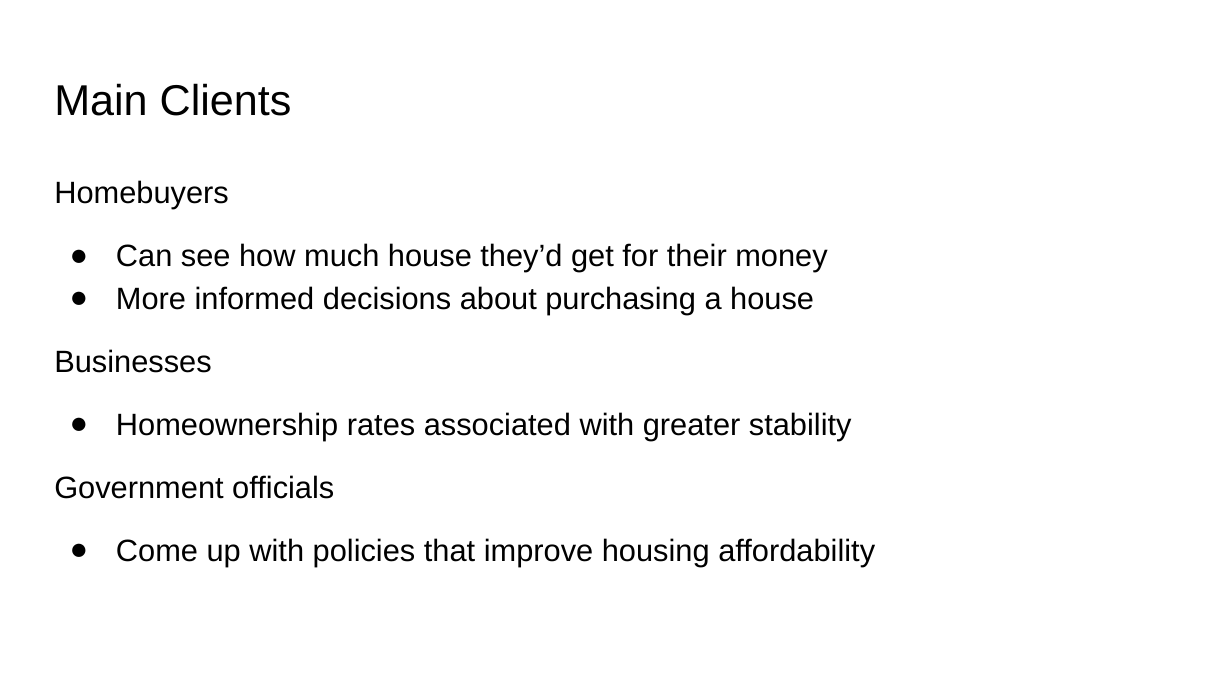
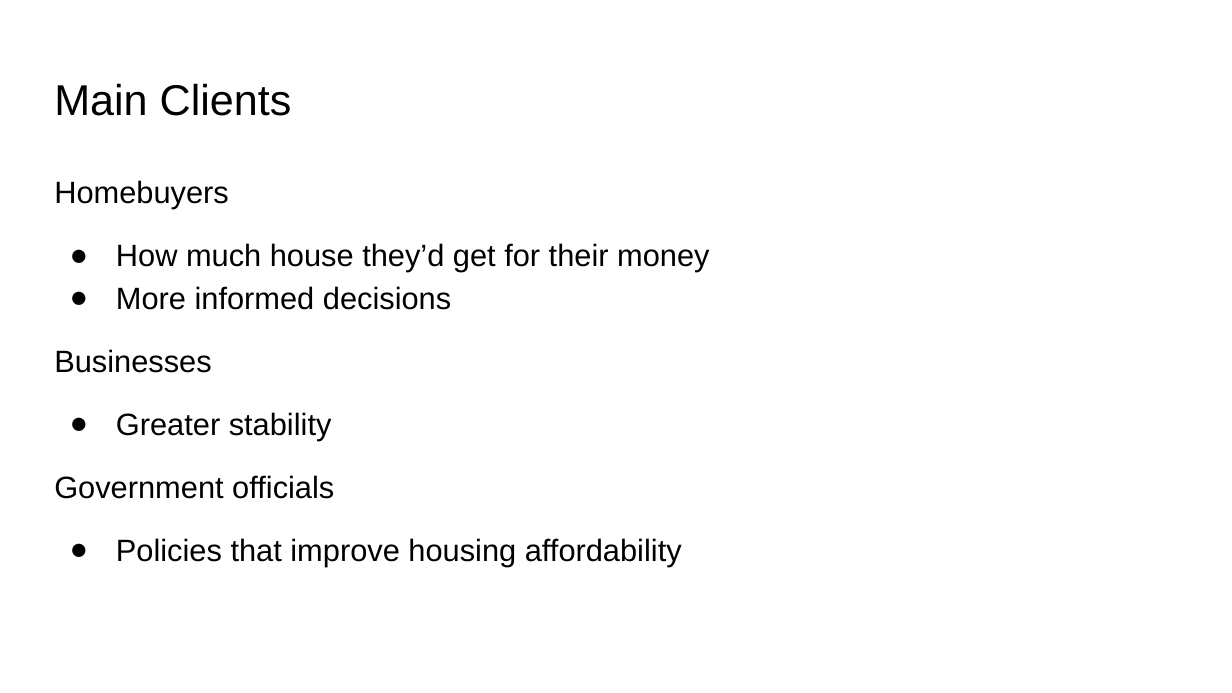
Before and after one commit to smaxwell953/Springboard_DSC_Career_Track, a slide deck: slide 3 of Capstone 2/Capstone Presentation.pptx. Drawn at 1232x693 pixels with LibreOffice and Linux fonts; fonts in the diff are those of the drawing. Boxes give left, top, right and bottom in pixels: in the first picture for what was removed or moved away, otherwise in the second. Text is boxed around its words. In the diff, an @@ line names an element or a change of style, - is before the commit and + after.

```diff
--- a/Capstone 2/Capstone Presentation.pptx
+++ b/Capstone 2/Capstone Presentation.pptx
@@ text at [116,243,709,310]: text changed @@
-● Can see how much house they’d get for their money
-● More informed decisions about purchasing a house
+● How much house they’d get for their money
+● More informed decisions
@@ text at [116,412,332,441]: text changed @@
-● Homeownership rates associated with greater stability
+● Greater stability
@@ text at [116,538,682,567]: text changed @@
-● Come up with policies that improve housing affordability
+● Policies that improve housing affordability
```
Also in this commit, not shown: 3 other slides changed, 1 slide added, 1 other file.
